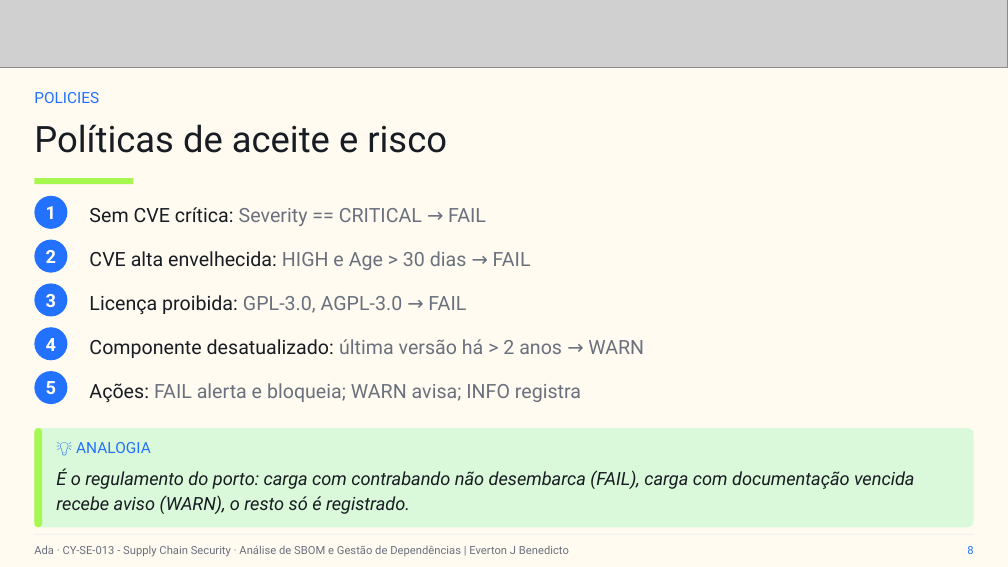
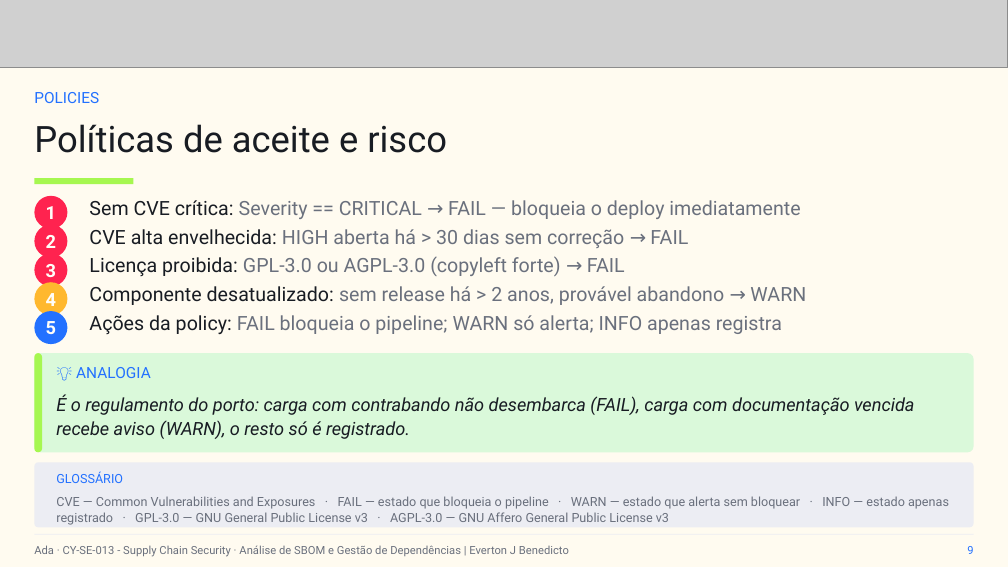
Before and after one commit to everton-dev/AdaTech.Aulas, a slide deck: slide 9 of CY-SE-013 - Supply Chain Security/slides/Aula_05_Analise_de_SBOM_e_Gestao_de_Dependencias.pptx (slide 8 before the commit). Drawn at 1008x567 pixels with LibreOffice and Linux fonts; fonts in the diff are those of the drawing; grey boxes stand for pictures. Boxes give left, top, right and bottom in pixels: in the first picture for what was removed or moved away, otherwise in the second. Text is boxed around its words. In the diff, an @@ line names an element or a change of style, - is before the commit and + after.

```diff
--- a/CY-SE-013 - Supply Chain Security/slides/Aula_05_Analise_de_SBOM_e_Gestao_de_Dependencias.pptx
+++ b/CY-SE-013 - Supply Chain Security/slides/Aula_05_Analise_de_SBOM_e_Gestao_de_Dependencias.pptx
@@ text at (89,200,800,219): text changed @@
-Sem CVE crítica: Severity == CRITICAL → FAIL
+Sem CVE crítica: Severity == CRITICAL → FAIL — bloqueia o deploy imediatamente
@@ text "2": place and size @@
-text "2" at (46,250,56,263)
+text "2" at (46,235,56,248)
@@ ellipse: place and size @@
-ellipse at (34,240,68,273)
+ellipse at (34,225,68,258)
@@ text at (89,229,688,248): text changed @@
-CVE alta envelhecida: HIGH e Age > 30 dias → FAIL
+CVE alta envelhecida: HIGH aberta há > 30 dias sem correção → FAIL
@@ text "3": place and size @@
-text "3" at (46,294,56,307)
+text "3" at (46,264,56,277)
@@ ellipse: place and size @@
-ellipse at (34,283,68,317)
+ellipse at (34,253,68,286)
@@ fill #2371FF to #FF234F in 3 elements at (34,196,68,229), (34,225,68,258), (34,253,68,286) @@
@@ text at (89,256,625,276): text changed @@
-Licença proibida: GPL-3.0, AGPL-3.0 → FAIL
+Licença proibida: GPL-3.0 ou AGPL-3.0 (copyleft forte) → FAIL
@@ text "4": place and size @@
-text "4" at (46,338,56,351)
+text "4" at (46,293,56,306)
@@ ellipse: place and size @@
-ellipse at (34,328,68,361)
+ellipse at (34,282,68,316)
@@ ellipse at (34,282,68,316): fill #2371FF to #FFB82E @@
@@ text at (89,286,806,305): text changed @@
-Componente desatualizado: última versão há > 2 anos → WARN
+Componente desatualizado: sem release há > 2 anos, provável abandono → WARN
@@ text "5": place and size @@
-text "5" at (46,381,56,394)
+text "5" at (46,321,56,334)
@@ ellipse: place and size @@
-ellipse at (34,371,68,404)
+ellipse at (34,311,68,345)
@@ text at (89,315,782,334): text changed @@
-Ações: FAIL alerta e bloqueia; WARN avisa; INFO registra
+Ações da policy: FAIL bloqueia o pipeline; WARN só alerta; INFO apenas registra
@@ 2 texts, 1 rounded rectangle: place and size @@
-2 texts, 1 rounded rectangle at (34,428,914,527)
+2 texts, 1 rounded rectangle at (34,353,914,452)
@@ rounded rectangle added at (34,353,974,452), fill #DAF9DA @@
@@ rounded rectangle: place and size @@
-rounded rectangle at (34,428,974,527)
+rounded rectangle at (34,463,974,528)
@@ rounded rectangle at (34,463,974,528): fill #DAF9DA to #ECEDF3 @@
@@ text added at (56,471,123,483), 9 pt, text #2371FF @@
+GLOSSÁRIO
@@ text added at (56,496,949,525), 9 pt, text #6A707D @@
+CVE — Common Vulnerabilities and Exposures · FAIL — estado que bloqueia o pipeline · WARN — estado que alerta sem bloquear · INFO — estado apenas registrado · GPL-3.0 — GNU General Public License v3 · AGPL-3.0 — GNU Affero General Public License v3
```
Also in this commit, not shown: 9 other slides changed, 3 slides added, 10 other files.
